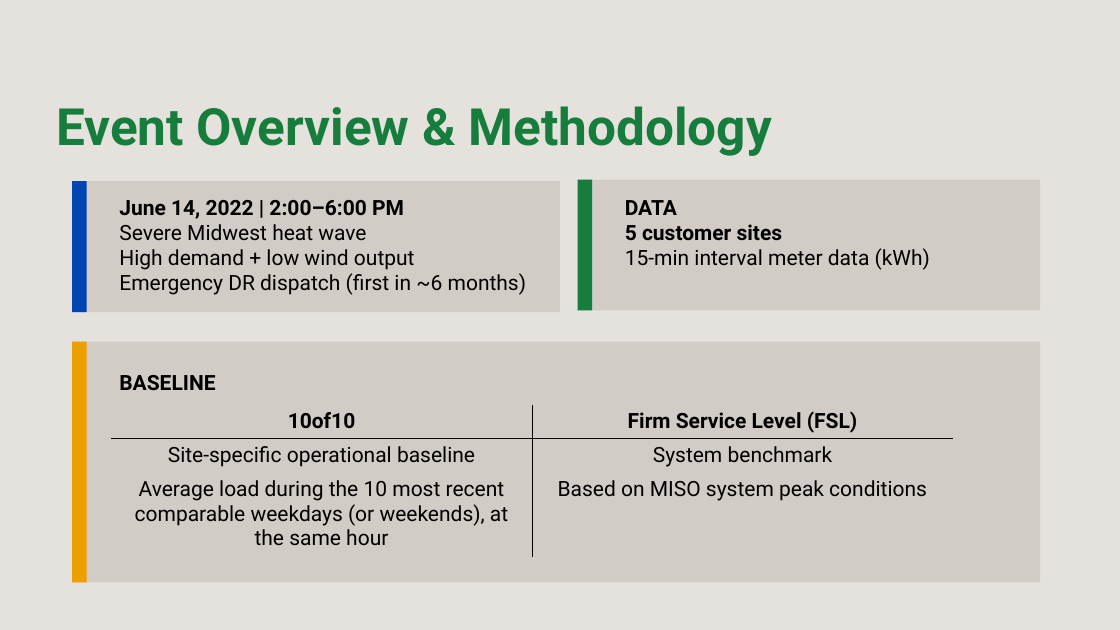
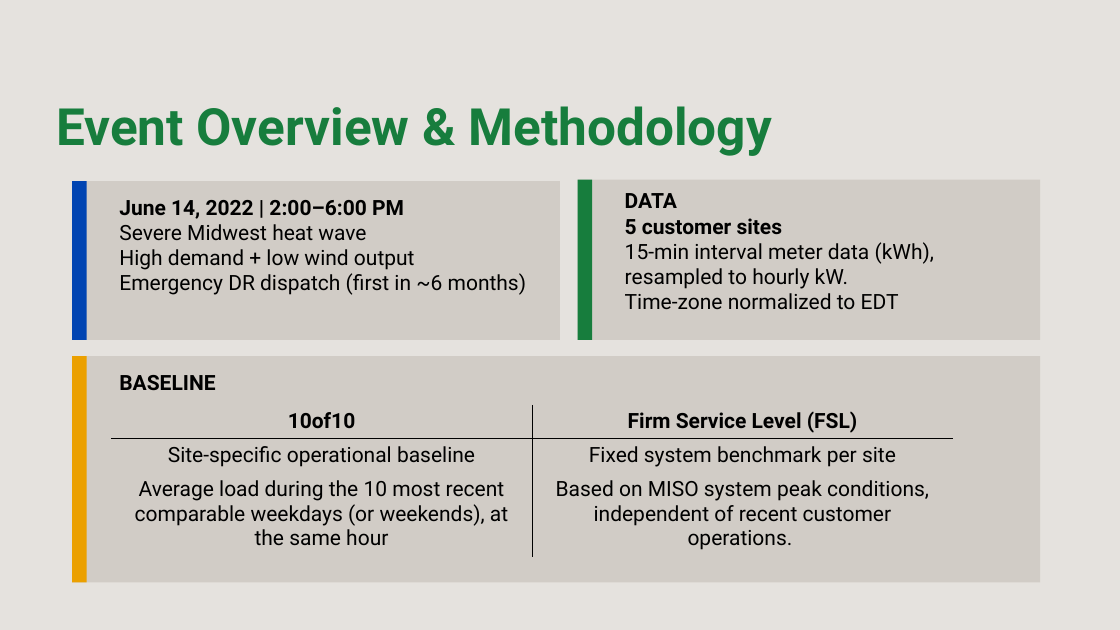
Before and after one commit to RuiyanH/Demand_Response_Case_Study, a slide deck: slide 2 of Presentation.pptx. Drawn at 1120x630 pixels with LibreOffice and Linux fonts; fonts in the diff are those of the drawing. Boxes give left, top, right and bottom in pixels: in the first picture for what was removed or moved away, otherwise in the second. Text is boxed around its words. In the diff, an @@ line names an element or a change of style, - is before the commit and + after.

```diff
--- a/Presentation.pptx
+++ b/Presentation.pptx
@@ rectangle: place and size @@
-rectangle at bbox=[72, 181, 560, 313]
+rectangle at bbox=[72, 181, 560, 340]
@@ rectangle: place and size @@
-rectangle at bbox=[72, 181, 87, 313]
+rectangle at bbox=[72, 181, 87, 340]
@@ rectangle: place and size @@
-rectangle at bbox=[578, 180, 1041, 311]
+rectangle at bbox=[578, 180, 1041, 340]
@@ rectangle: place and size @@
-rectangle at bbox=[578, 180, 592, 311]
+rectangle at bbox=[578, 180, 592, 340]
@@ text at bbox=[625, 242, 934, 309]: text changed @@
-15-min interval meter data (kWh)
+15-min interval meter data (kWh), resampled to hourly kW.
+Time-zone normalized to EDT
@@ rectangle: place and size @@
-rectangle at bbox=[72, 342, 1040, 583]
+rectangle at bbox=[72, 356, 1040, 582]
@@ rectangle: place and size @@
-rectangle at bbox=[72, 342, 87, 583]
+rectangle at bbox=[72, 356, 87, 582]
@@ table at bbox=[111, 405, 953, 557] @@
-row 2, column 2: System benchmark
+row 2, column 2: Fixed system benchmark per site
-row 3, column 2: Based on MISO system peak conditions
+row 3, column 2: Based on MISO system peak conditions, independent of recent customer operations.
```
Also in this commit, not shown: 7 other slides changed, 3 other files.
